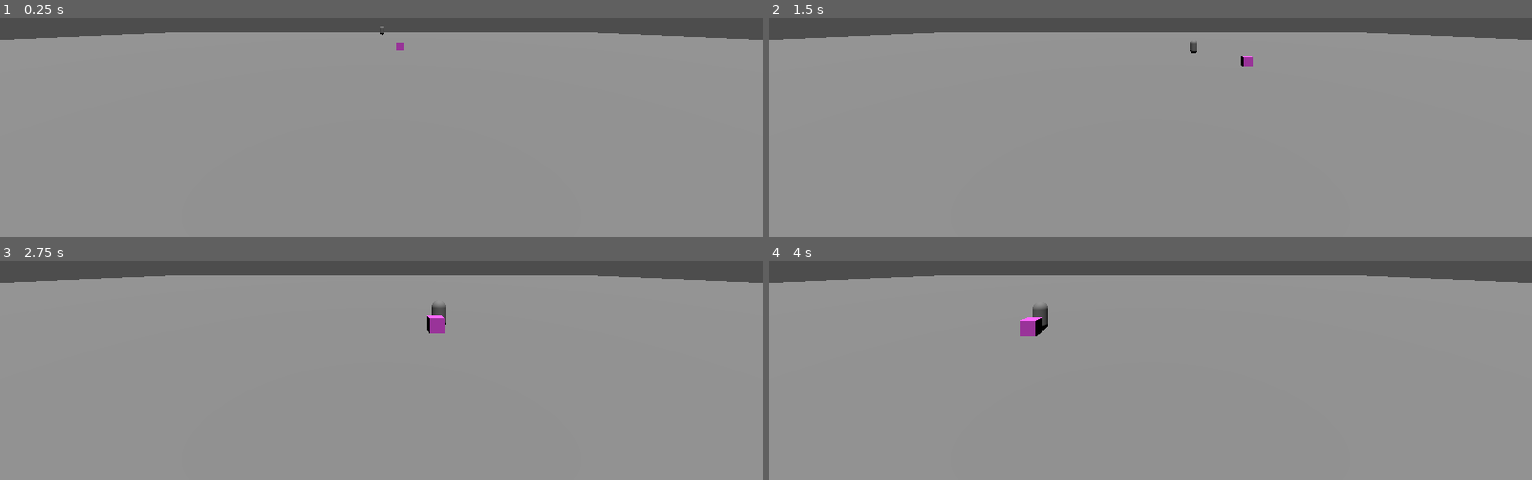
Above: before the commit, frames 1-4 (two rows, left to right).
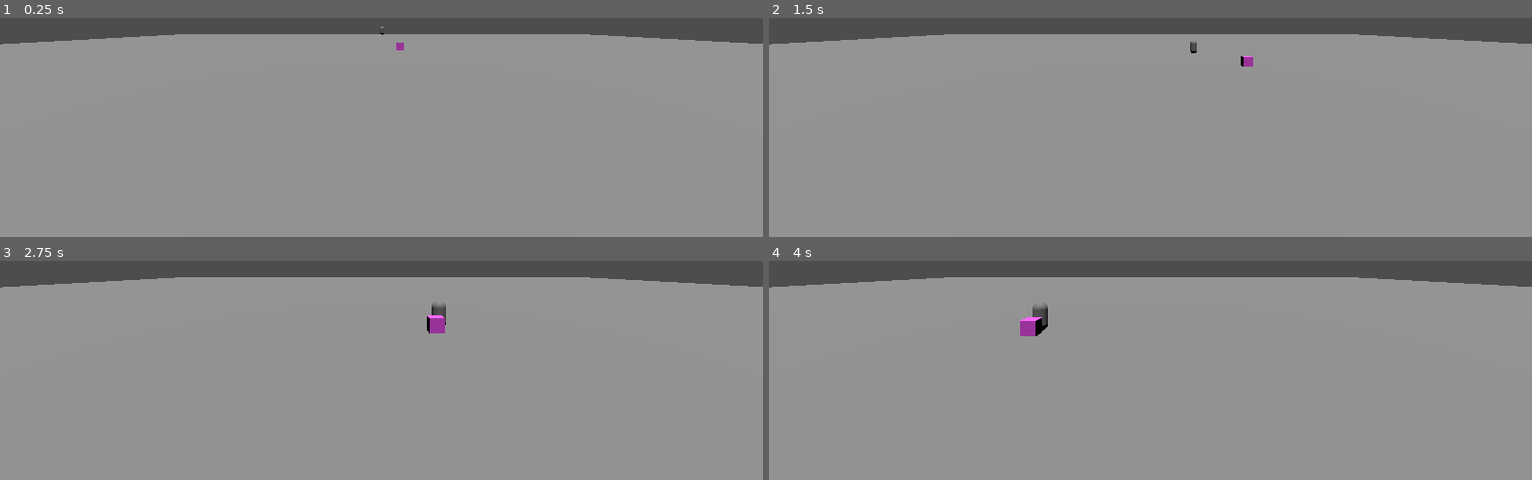
Above: after the commit, the same moments.

Repository: Tchetchouille/GMTK2024
Game: Godot game, scene res://scenes/JoelScene/JoelTestMain.tscn
Two runs of this game, one before a commit and one after it. Both use one fixed random seed, a clock stepped at 60 frames per second and the inputs below.
Inputs (mouse positions are in pixels of both pictures, inside the frame that each line leads up to):
- Up to frame 1 (0.25 s): no input
- Up to frame 2 (1.5 s): tap Enter at 0.5 s; move the mouse to (outside the picture) at 0.52 s; hold D (move_right) 0.53-1.28 s; tap Space at 1.25 s; move the mouse to (997, 44) at 1.27 s; hold S (move_back) from 1.28 s (still down)
- Up to frame 3 (2.75 s): move the mouse to (outside the picture) at 2.02 s; release S (move_back) at 2.03 s; hold D (move_right) from 2.03 s (still down)
- Up to frame 4 (4 s): move the mouse to (1112, 350) at 2.77 s; release D (move_right) at 2.78 s; hold W (move_forward) 2.78-3.53 s; move the mouse to (1379, 331) at 3.52 s; hold A (move_left) from 3.53 s (still down)

The runs differ from the first frame. In frame 1, 1.1% of the frame differs, in the area x 0-100%, y 6-13%; in frame 2, 1.1%; in frame 3, 1.1%; in frame 4, 1.1%.

Commit message:
Imported Base models in GoDot

Diff:
--- /dev/null
+++ b/Materials/Metal.tres
@@ -0,0 +1,5 @@
+[gd_resource type="StandardMaterial3D" format=3 uid="uid://clane1b3w2sd4"]
+
+[resource]
+albedo_color = Color(0.450182, 0.470716, 0.434241, 1)
+metallic_specular = 0.0
--- /dev/null
+++ b/Materials/item_needle.tscn
@@ -0,0 +1,9 @@
+[gd_scene load_steps=3 format=3 uid="uid://ltulp5aq7cna"]
+
+[ext_resource type="PackedScene" uid="uid://dhhrgux8vgaux" path="res://models/ITEM_Needle.fbx" id="1_qn41t"]
+[ext_resource type="Material" uid="uid://clane1b3w2sd4" path="res://Materials/Metal.tres" id="2_o61fd"]
+
+[node name="ITEM_Needle" instance=ExtResource("1_qn41t")]
+
+[node name="Needle" parent="." index="0"]
+surface_material_override/0 = ExtResource("2_o61fd")
--- a/scenes/terrain.tscn
+++ b/scenes/terrain.tscn
@@ -15,5 +15,5 @@
 shape = SubResource("WorldBoundaryShape3D_olwum")
 
 [node name="MeshInstance3D" type="MeshInstance3D" parent="StaticBody3D"]
-transform = Transform3D(100, 0, 0, 0, 100, 0, 0, 0, 100, 0, 0, 0)
+transform = Transform3D(100, 0, 0, 0, 100, 0, 0, 0, 100, 0.613541, -1.09101, 0.62749)
 mesh = SubResource("PlaneMesh_2jsih")
Binary file added: models/ITEM_Needle.fbx
Not shown, added: models/ITEM_Needle.fbx.import
Binary file added: models/ITEM_Sword.fbx
Not shown, added: models/ITEM_Sword.fbx.import
Binary file added: models/PROP_Chair.fbx
Not shown, added: models/PROP_Chair.fbx.import
Binary file added: models/PROP_Needle.fbx
Not shown, added: models/PROP_Needle.fbx.import
Binary file added: models/PROP_Sword.fbx
Not shown, added: models/PROP_Sword.fbx.import
Binary file added: models/WIP_PROP_Church.fbx
Not shown, added: models/WIP_PROP_Church.fbx.import
